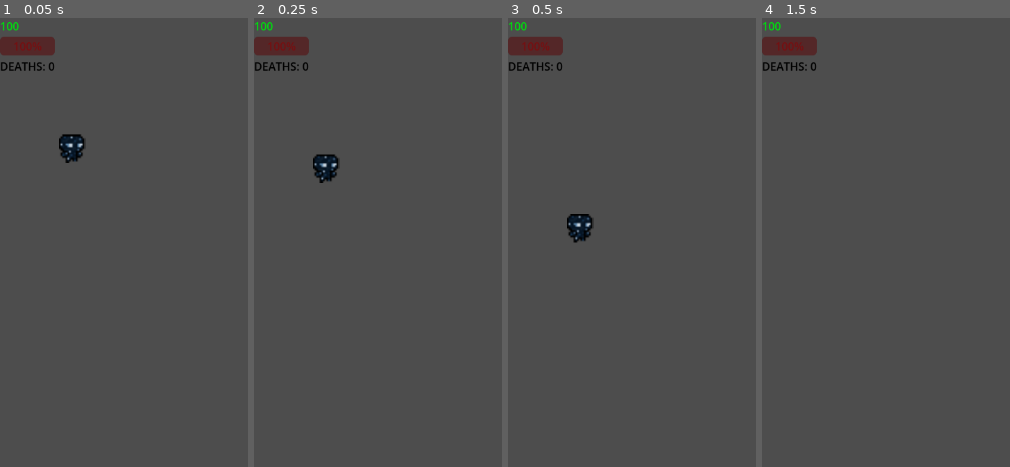
Above: before the commit, frames 1-4 (left to right).
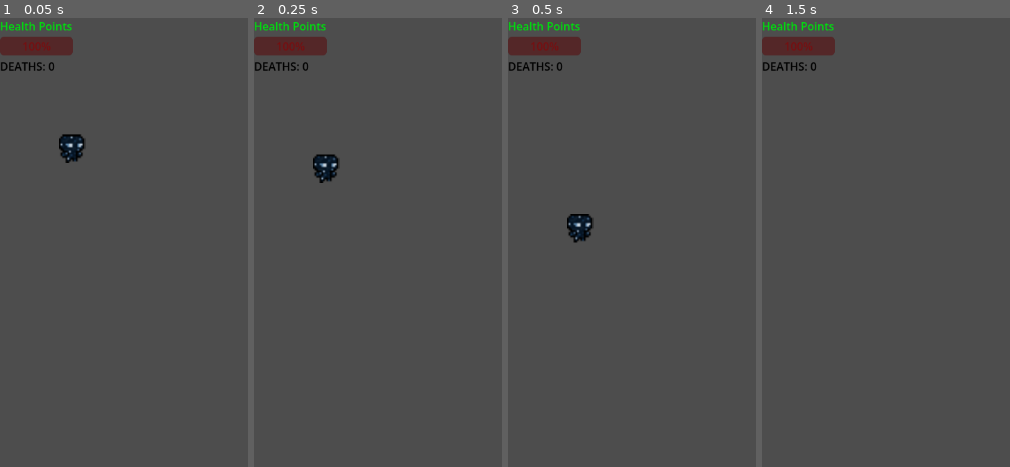
Above: after the commit, the same moments.

Repository: AJGalario/IT-5104N-2-00---4-30-P.M
Game: Godot game, scene res://character.tscn
The game is run twice, just before and just after one commit, with the same random seed, the same clock (stepped at 60 frames per second) and the same inputs.
Inputs:
- Up to frame 1 (0.05 s): no input
- Up to frame 2 (0.25 s): no input
- Up to frame 3 (0.5 s): no input
- Up to frame 4 (1.5 s): tap Enter (ui_accept) at 0.5, 0.77 s; hold Shift 0.53-1.28 s; hold Right (ui_right) from 0.53 s (still down); tap Shift at 1.35 s

The runs differ from the first frame. In frame 1, 0.7% of the frame differs, in the area x 0-30%, y 0-9%; in frame 2, 0.7%; in frame 3, 0.7%; in frame 4, 0.7%.

Commit message:
Add files via upload

Diff:
--- a/2d level (with Enemies)/character.gd
+++ b/2d level (with Enemies)/character.gd
@@ -1,38 +1,42 @@
 extends CharacterBody2D
+
+signal health_changed(current_hp: int, max_hp: int)
+signal death_occurred(total_deaths: int)
 
 @onready var walk_player = $Walking
 @onready var jump_player = $Jumping
 
-@export var base_speed : float = 200.0
-@export var max_speed : float = 500.0
-@export var acceleration_rate : float = 5.0
-@export var jump_velocity : float = -400.0
-@export var gravity : float = 900.0
+@export var base_speed: float = 200.0
+@export var max_speed: float = 500.0
+@export var acceleration_rate: float = 5.0
+@export var jump_velocity: float = -400.0
+@export var gravity: float = 900.0
 
-var hp : int = 100
-var max_hp : int = 100
-var current_speed : float
+var hp: int = 100
+var max_hp: int = 100
+var deaths: int = 0
+var current_speed: float
 
 var metal_walk = preload("res://music/player sfx/Screen Recording 2026-02-27 162549 - Trim.mp3")
 var tile_walk  = preload("res://music/player sfx/picture walk.mp3")
 
-
 func take_damage(amount: int) -> void:
 	hp = clamp(hp - amount, 0, max_hp)
-	HUD.update_health(hp, max_hp)
+	health_changed.emit(hp, max_hp)
 	if hp == 0:
 		die()
 
 func die() -> void:
-	Global.deaths += 1
-	HUD.update_deaths(Global.deaths)
+	deaths += 1
+	death_occurred.emit(deaths)
 	hp = max_hp
-	HUD.update_health(max_hp, max_hp)
+	health_changed.emit(hp, max_hp)
 	position = Vector2(135, 466)
+
 func _ready() -> void:
+	add_to_group("player")
 	current_speed = base_speed
-	HUD.update_health(hp, max_hp)
-
+	health_changed.emit(hp, max_hp)
 
 func _physics_process(delta: float) -> void:
 	if not is_on_floor():
--- a/2d level (with Enemies)/hud.gd
+++ b/2d level (with Enemies)/hud.gd
@@ -5,6 +5,7 @@
 @onready var death_label  : Label       = $HBoxContainer/VBoxContainer/LabelDeath
 
 func _ready() -> void:
+	add_to_group("hud")
 	health_bar.min_value = 0
 	health_bar.max_value = 100
 	health_bar.value     = 100
--- a/2d level (with Enemies)/main.gd
+++ b/2d level (with Enemies)/main.gd
@@ -1,4 +1,10 @@
 extends Node2D
 
 func _ready() -> void:
-	HUD.update_deaths(Global.deaths)
+	var player = get_tree().get_first_node_in_group("player")
+	if player:
+		player.death_occurred.connect(_on_death_occurred)
+
+func _on_death_occurred(total_deaths: int) -> void:
+	# deaths are now handled entirely by the HUD via signal
+	pass
--- a/2d level (with Enemies)/project.godot
+++ b/2d level (with Enemies)/project.godot
@@ -16,7 +16,7 @@
 
 config/name="2D level design"
 run/main_scene="uid://uf8b5l6tyb4v"
-config/features=PackedStringArray("4.6", "Forward Plus")
+config/features=PackedStringArray("4.5", "Forward Plus")
 config/icon="res://icon.svg"
 
 [autoload]
--- a/2d level (with Enemies)/scripts/level_2.gd
+++ b/2d level (with Enemies)/scripts/level_2.gd
@@ -1,7 +1,7 @@
 extends Node2D
+
 @onready var musicAudioBG = $"Background Music 2"
 var backgroundmusic = true
-
 
 func set_music(enabled: bool) -> void:
 	backgroundmusic = enabled
@@ -10,19 +10,25 @@
 	else:
 		musicAudioBG.stop()
 
-func _ready():
-	HUD.update_deaths(Global.deaths)
+func _ready() -> void:
 	if backgroundmusic:
 		musicAudioBG.play()
-	var player = $Character  # adjust the path to your Player node
 
+	var player = $Character
 	player.base_speed = 150
 	player.max_speed = 300
 	player.acceleration_rate = 3
 	player.jump_velocity = -500
 	player.gravity = 900
 
-	HUD.set_label_color(Color.BLACK)
+	var hud = get_tree().get_first_node_in_group("hud")
+	if hud:
+		player.health_changed.connect(hud._on_health_changed)
+		player.death_occurred.connect(hud._on_death_occurred)
+		hud.set_label_color(Color.BLACK)
+		hud._on_health_changed(player.hp, player.max_hp)
+		hud._on_death_occurred(player.deaths)
+
 func _on_death_body_entered(body: Node) -> void:
 	if body.name == "Character":
 		body.die()
--- a/2d level (with Enemies)/scripts/level_3.gd
+++ b/2d level (with Enemies)/scripts/level_3.gd
@@ -8,12 +8,12 @@
 	if backgroundmusic:
 		musicAudioBG.play()
 	else:
-		musicAudioBG.stop( )
+		musicAudioBG.stop()
 
-func _ready():
-	HUD.update_deaths(Global.deaths)
+func _ready() -> void:
 	if backgroundmusic:
 		musicAudioBG.play()
+
 	var player = $Character
 	player.base_speed = 100
 	player.max_speed = 200
@@ -21,7 +21,13 @@
 	player.jump_velocity = -500
 	player.gravity = 900
 
-	HUD.set_label_color(Color.BLACK)
+	var hud = get_tree().get_first_node_in_group("hud")
+	if hud:
+		player.health_changed.connect(hud._on_health_changed)
+		player.death_occurred.connect(hud._on_death_occurred)
+		hud.set_label_color(Color.BLACK)
+		hud._on_health_changed(player.hp, player.max_hp)
+		hud._on_death_occurred(player.deaths)
 
 func _on_to_lvl_3_body_entered(body: Node2D) -> void:
 	if body.name == "Character":
--- a/2d level (with Enemies)/scripts/next_lvl.gd
+++ b/2d level (with Enemies)/scripts/next_lvl.gd
@@ -1,9 +1,7 @@
 extends Node2D
 
 @onready var musicAudioBG = $"Background Music"
-
 var backgroundmusic = true
-
 
 func set_music(enabled: bool) -> void:
 	backgroundmusic = enabled
@@ -12,9 +10,7 @@
 	else:
 		musicAudioBG.stop()
 
-
 func _ready() -> void:
-	HUD.update_deaths(Global.deaths)
 	if backgroundmusic:
 		musicAudioBG.play()
 
@@ -25,14 +21,19 @@
 	player.jump_velocity = -500
 	player.gravity = 900
 
-	HUD.set_label_color(Color.BLACK)
-
+	# Connect player signals to HUD
+	var hud = get_tree().get_first_node_in_group("hud")
+	if hud:
+		player.health_changed.connect(hud._on_health_changed)
+		player.death_occurred.connect(hud._on_death_occurred)
+		hud.set_label_color(Color.BLACK)
+		hud._on_health_changed(player.hp, player.max_hp)
+		hud._on_death_occurred(player.deaths)
 
 func _on_to_lvl_2_body_entered(body: Node2D) -> void:
 	if body.name == "Character":
 		get_tree().change_scene_to_file("res://levels/level_2.tscn")
 
-
 func _on_death_body_entered(body: Node2D) -> void:
 	if body.name == "Character":
 		body.die()
--- a/2d level (with Enemies)/with_sound.tscn
+++ b/2d level (with Enemies)/with_sound.tscn
@@ -1,11 +1,16 @@
-[gd_scene format=3 uid="uid://rk60fwu2jysm"]
+[gd_scene load_steps=3 format=3 uid="uid://rk60fwu2jysm"]
 
 [ext_resource type="PackedScene" uid="uid://bigdna540164s" path="res://levels/next_lvl.tscn" id="1_k4umy"]
 [ext_resource type="PackedScene" uid="uid://uf8b5l6tyb4v" path="res://character.tscn" id="2_h34wg"]
 
-[node name="Node2D" type="Node2D" unique_id=355701787]
+[node name="Node2D" type="Node2D"]
 
-[node name="Character" parent="." unique_id=632618962 instance=ExtResource("2_h34wg")]
+[node name="Character" parent="." instance=ExtResource("2_h34wg")]
+base_speed = 200.0
+max_speed = 500.0
+acceleration_rate = 5.0
+jump_velocity = -400.0
+gravity = 900.0
 
-[node name="next lvl" parent="." unique_id=1620671975 instance=ExtResource("1_k4umy")]
+[node name="next lvl" parent="." instance=ExtResource("1_k4umy")]
 position = Vector2(2, 31)
